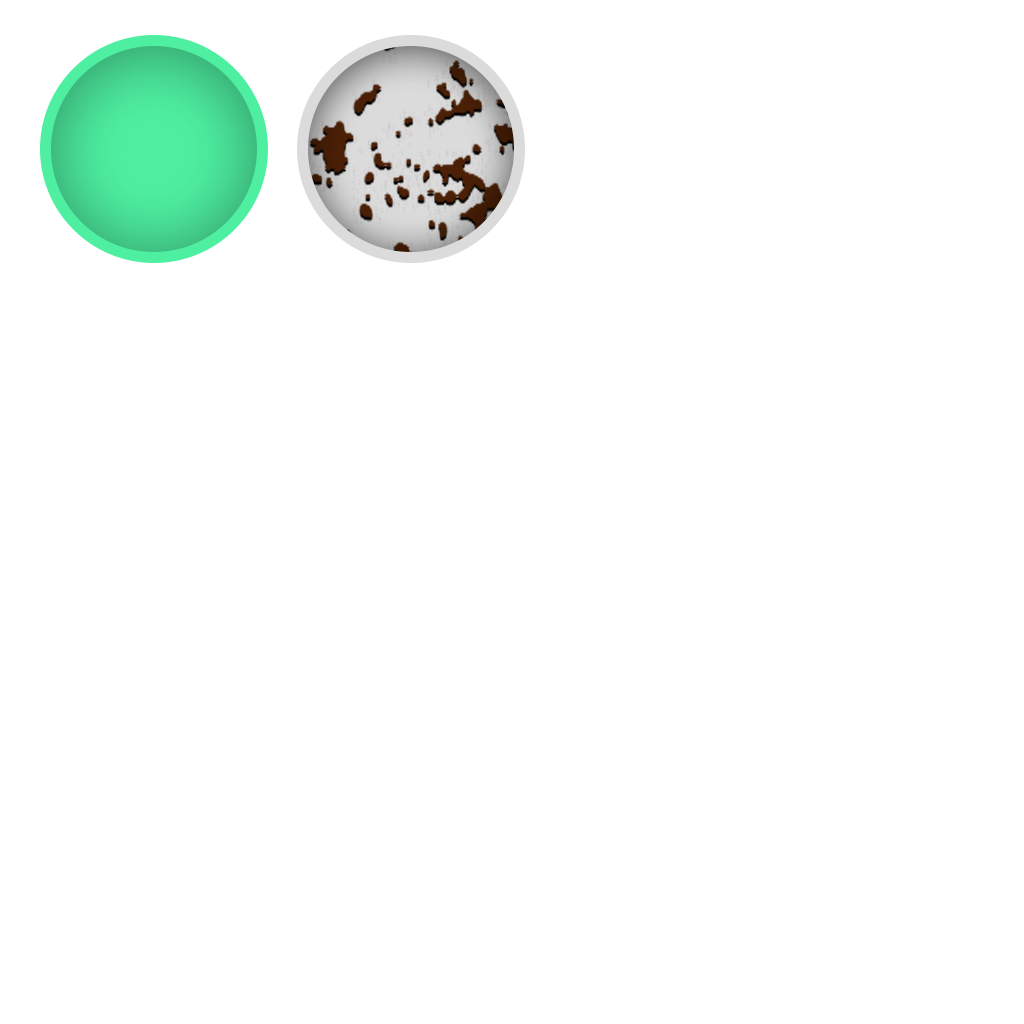
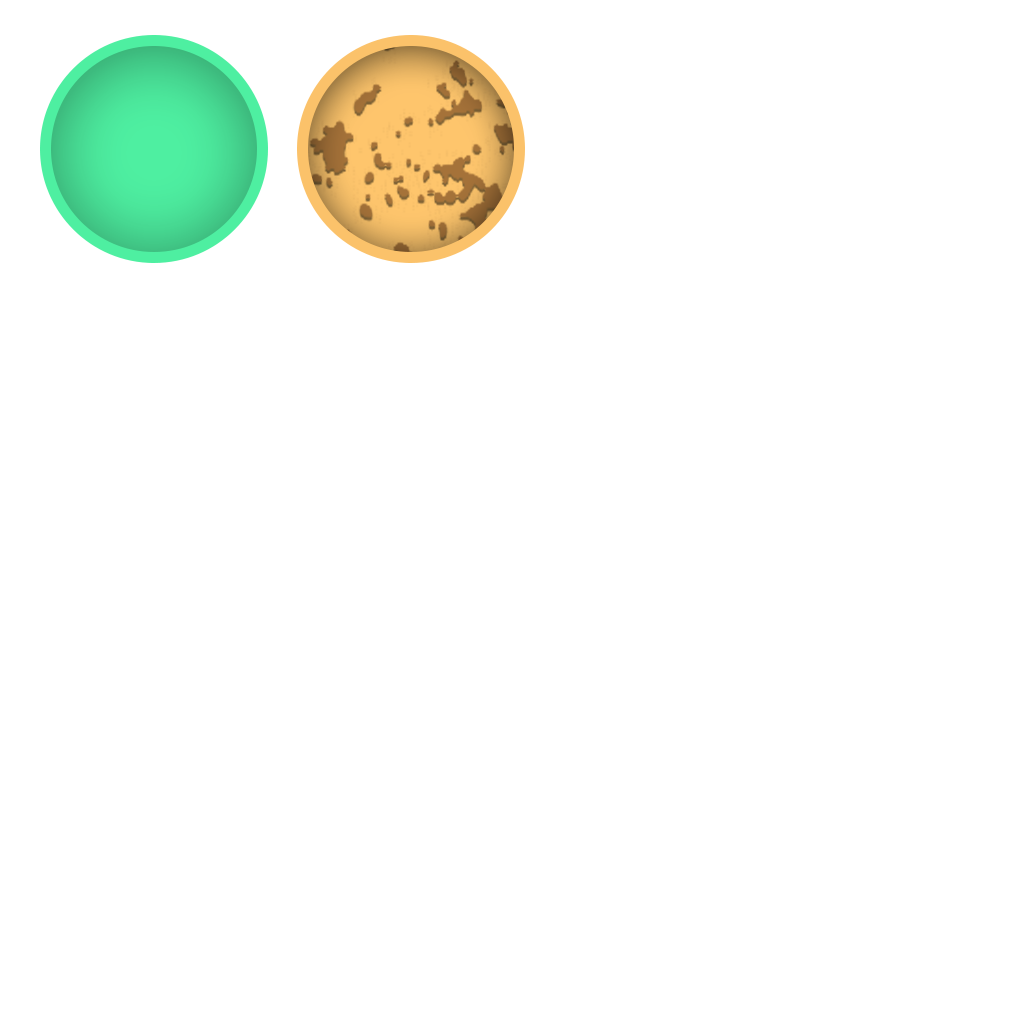
Before/after of a w=1024, h=1024 layered artwork. What changed in the layer stack:
"dust" (1st of 2, in "1 copy"): opacity 100% → 50% over [297, 43, 525, 263]
painted on "Ellipse 1" (1st of 4, in "1 copy") over [308, 46, 514, 252]
painted on "Ellipse 1" (2nd of 4, in "1 copy") over [297, 35, 525, 263]
